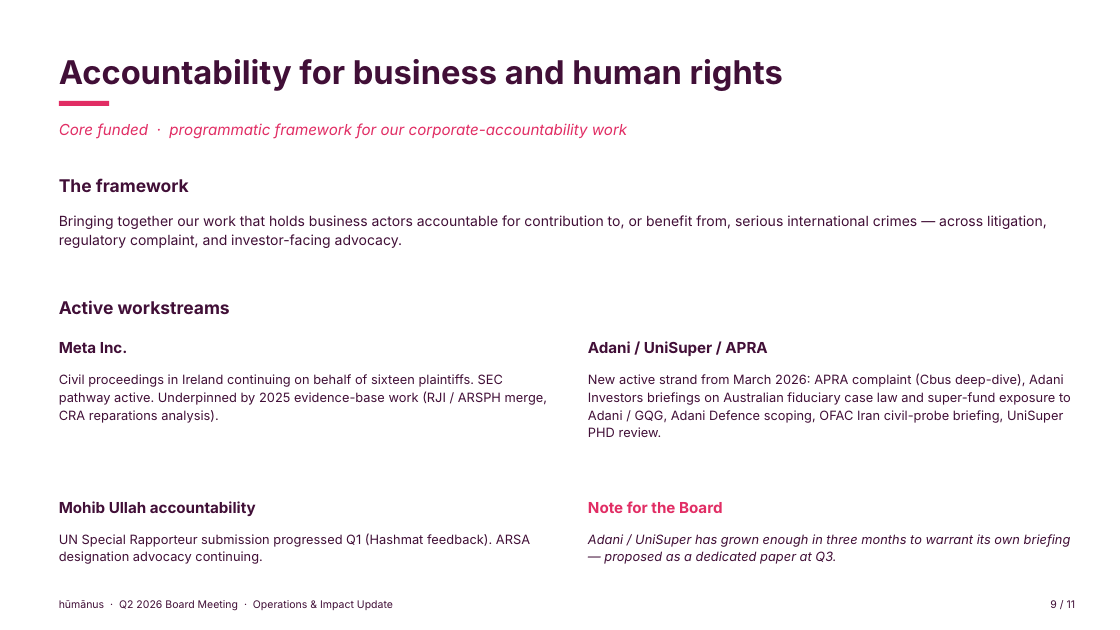
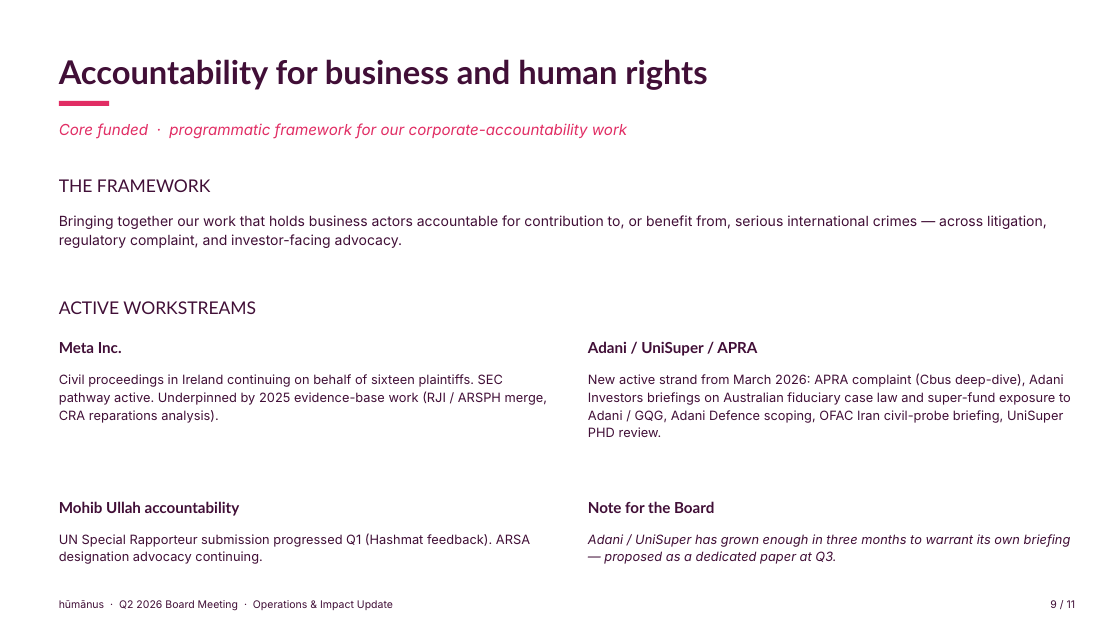
Before and after one commit to evafrances04/humanusGovernance, a slide deck: slide 9 of 2026/Q2/08-ED-Operations-Impact-Y2D.pptx. Drawn at 1120x630 pixels with LibreOffice and Linux fonts; fonts in the diff are those of the drawing. Boxes give left, top, right and bottom in pixels: in the first picture for what was removed or moved away, otherwise in the second. Text is boxed around its words. In the diff, an @@ line names an element or a change of style, - is before the commit and + after.

Commit message:
Brand polish pass on Q2 2026 ED Operations and Impact deck
- Replace cover and close text wordmarks with humanus Bold logo image
  (locks the brand mark regardless of installed fonts).
- Apply Fagun for headings (Bold for H2 slide titles, Medium tracked
  small-caps for section sub-heads, Black for cover/close hero).
- Keep Inter for body and tables - still the safe rendering choice
  for board members who do not have Fagun installed.
- Restyle cover meta line to Bold lime (Touch reserved for sparing
  emphasis per guidelines).
- Add PDF export so typography locks for board distribution.

```diff
--- a/2026/Q2/08-ED-Operations-Impact-Y2D.pptx
+++ b/2026/Q2/08-ED-Operations-Impact-Y2D.pptx
@@ text at (59, 179, 210, 192): text changed; font Inter to Lato; bold off @@
-The framework
+THE FRAMEWORK
@@ text at (59, 301, 256, 314): text changed; font Inter to Lato; bold off @@
-Active workstreams
+ACTIVE WORKSTREAMS
@@ font Inter to Lato in 4 elements at (59, 59, 707, 90), (59, 342, 122, 353), (588, 341, 757, 356), (59, 501, 240, 516) @@
@@ text "Note for the Board" at (588, 501, 714, 513): font Inter to Lato, text colour #E12D64 to #410F37 @@
```
Also in this commit, not shown: 10 other slides changed, 2 other files.
